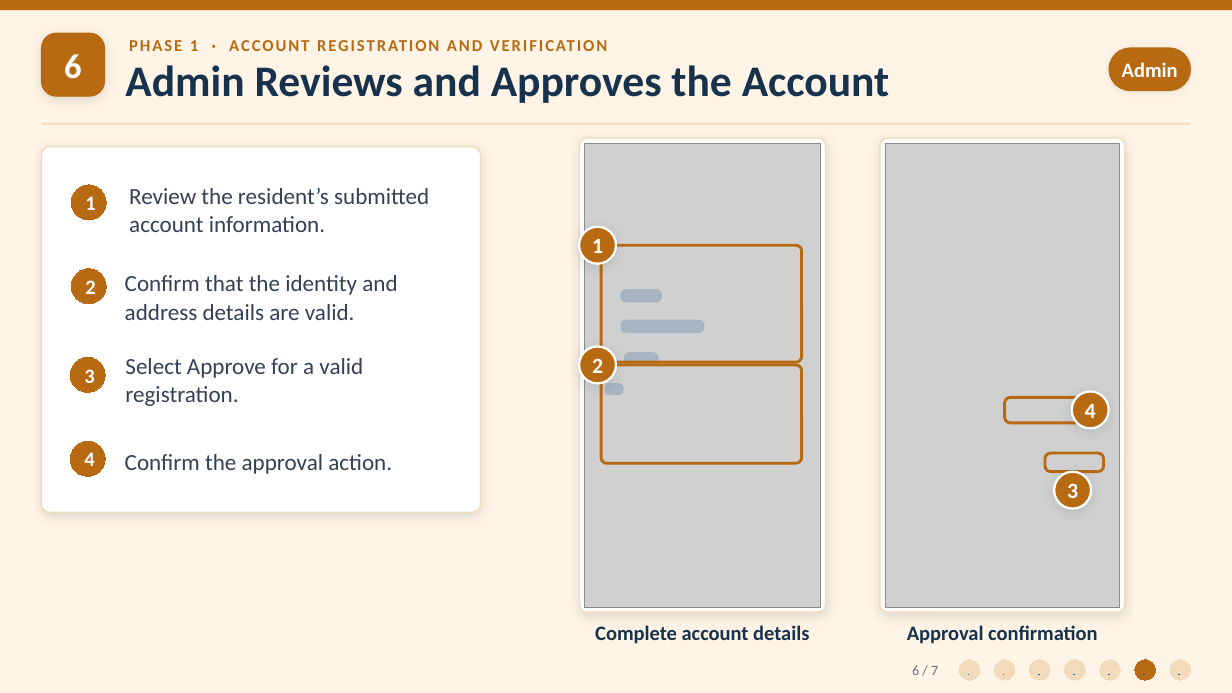
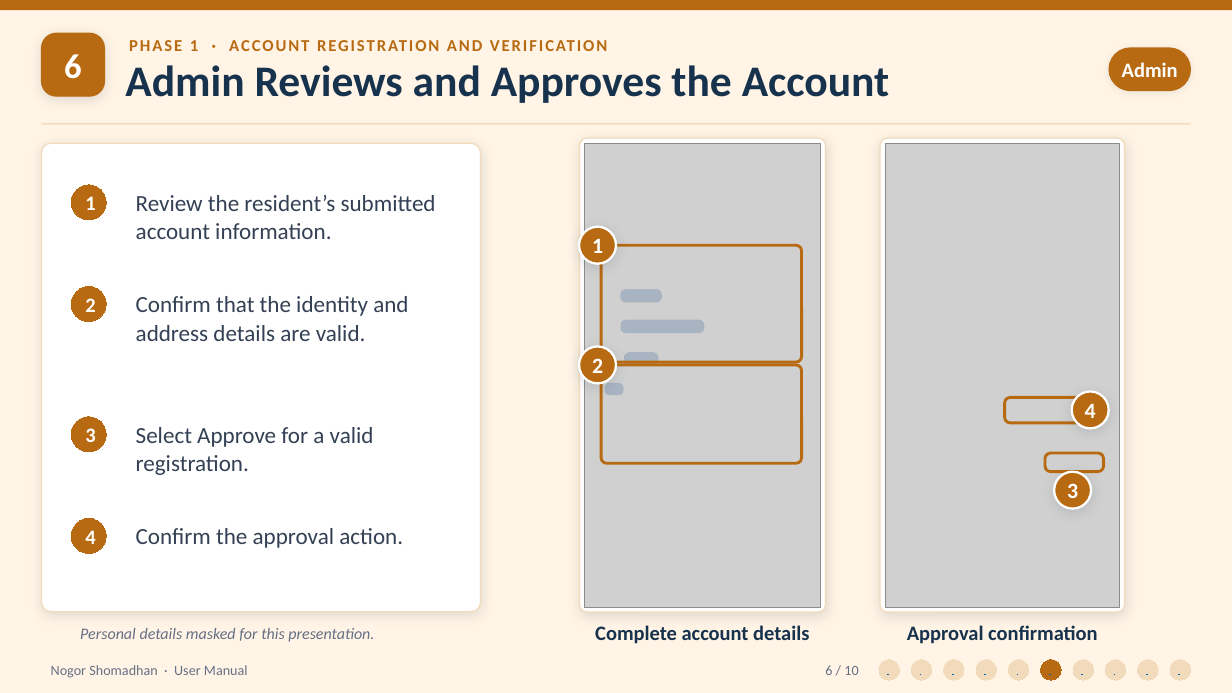
Before and after one commit to Zawadur-Rafid/NogorShomadhan, a slide deck: slide 6 of User Manual/NogorShomadhan_UserManual_Phase1.pptx. Drawn at 1232x693 pixels with LibreOffice and Linux fonts; fonts in the diff are those of the drawing; grey boxes stand for pictures. Boxes give left, top, right and bottom in pixels: in the first picture for what was removed or moved away, otherwise in the second. Text is boxed around its words. In the diff, an @@ line names an element or a change of style, - is before the commit and + after.

```diff
--- a/User Manual/NogorShomadhan_UserManual_Phase1.pptx
+++ b/User Manual/NogorShomadhan_UserManual_Phase1.pptx
@@ rounded rectangle: place and size @@
-rounded rectangle at box(42, 147, 481, 513)
+rounded rectangle at box(42, 143, 481, 612)
@@ text "Review the resident’s submitted account ...": place and size @@
-text "Review the resident’s submitted account ..." at box(129, 188, 429, 232)
+text "Review the resident’s submitted account ..." at box(136, 195, 436, 239)
@@ ellipse "2": place and size @@
-ellipse "2" at box(71, 269, 106, 304)
+ellipse "2" at box(71, 287, 106, 322)
@@ text "Confirm that the identity and ...": place and size @@
-text "Confirm that the identity and ..." at box(125, 275, 397, 320)
+text "Confirm that the identity and ..." at box(136, 296, 408, 341)
@@ ellipse "3": place and size @@
-ellipse "3" at box(70, 358, 105, 393)
+ellipse "3" at box(71, 417, 106, 452)
@@ text "Select Approve for a valid ...": place and size @@
-text "Select Approve for a valid ..." at box(125, 358, 363, 378)
+text "Select Approve for a valid ..." at box(136, 427, 374, 447)
@@ ellipse "4": place and size @@
-ellipse "4" at box(70, 442, 105, 477)
+ellipse "4" at box(71, 518, 106, 554)
@@ text "Confirm the approval action.": place and size @@
-text "Confirm the approval action." at box(125, 454, 392, 474)
+text "Confirm the approval action." at box(136, 528, 403, 548)
@@ text added at box(80, 628, 374, 642), 12.5 pt, text #667085, italic @@
+Personal details masked for this presentation.
@@ text added at box(51, 665, 248, 678), 11 pt, text #667085 @@
+Nogor Shomadhan · User Manual
@@ text at box(825, 665, 858, 675): text changed @@
-6 / 7
+6 / 10
@@ ellipse: place and size @@
-ellipse at box(959, 660, 980, 680)
+ellipse at box(879, 660, 899, 680)
@@ ellipse: place and size @@
-ellipse at box(994, 660, 1015, 680)
+ellipse at box(911, 660, 932, 680)
@@ ellipse: place and size @@
-ellipse at box(1030, 660, 1050, 680)
+ellipse at box(944, 660, 964, 680)
@@ ellipse: place and size @@
-ellipse at box(1065, 660, 1085, 680)
+ellipse at box(976, 660, 996, 680)
@@ ellipse: place and size @@
-ellipse at box(1100, 660, 1120, 680)
+ellipse at box(1008, 660, 1029, 680)
@@ ellipse: place and size @@
-ellipse at box(1135, 660, 1155, 680)
+ellipse at box(1041, 660, 1061, 680)
@@ ellipse added at box(1073, 660, 1093, 680), fill #F2DBBB, outline #F2DBBB 0.75 pt @@
@@ ellipse added at box(1105, 660, 1126, 680), fill #F2DBBB, outline #F2DBBB 0.75 pt @@
@@ ellipse added at box(1138, 660, 1158, 680), fill #F2DBBB, outline #F2DBBB 0.75 pt @@
```
Also in this commit, not shown: 6 other slides changed, 3 slides added, 5 other files.
